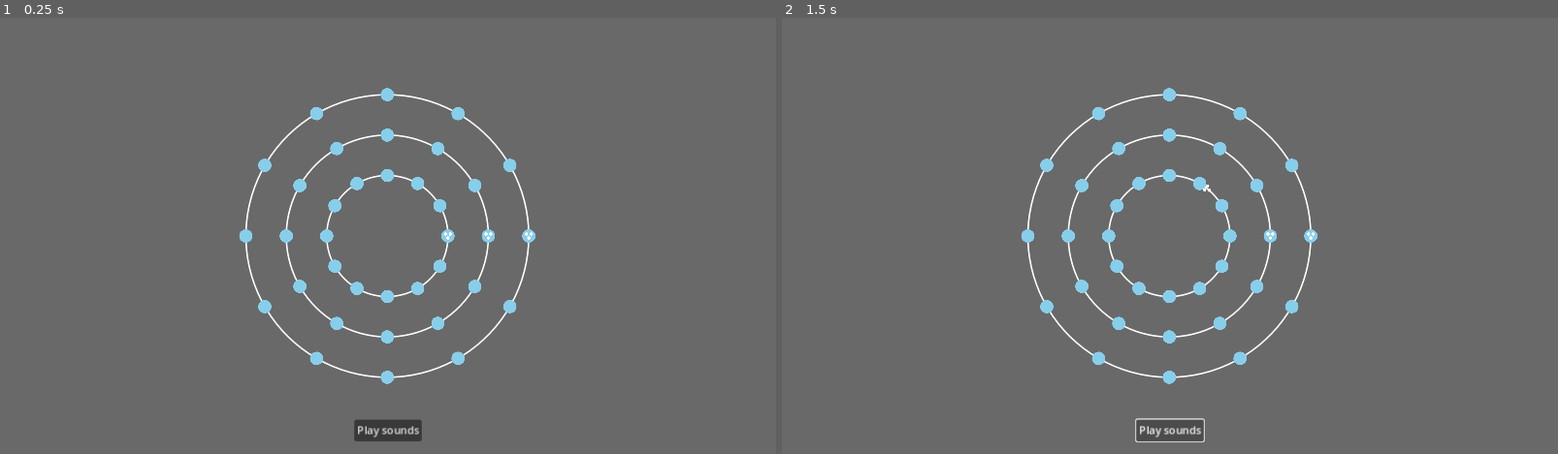
Above: before the commit, frames 1-2 (left to right).
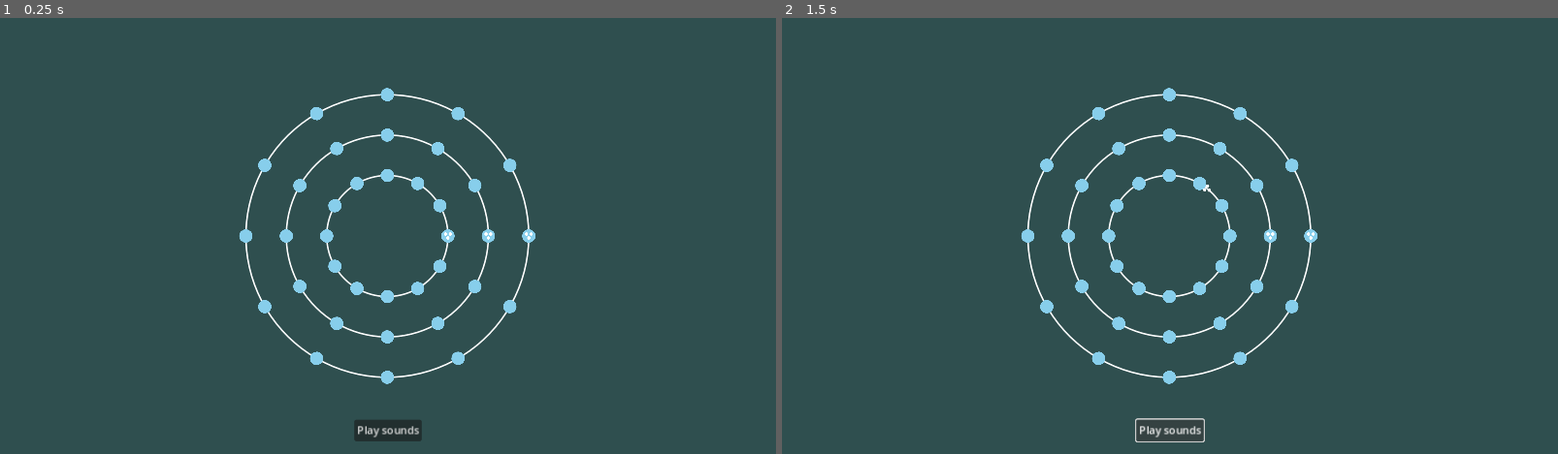
Above: after the commit, the same moments.

Repository: rockgem/Concentrix
Game: Godot game, scene res://scenes/World.tscn
Same seed, same stepped clock (60 frames per second), same inputs: the game is played once before the commit and once after it.
Inputs (mouse positions are in pixels of both pictures, inside the frame that each line leads up to):
- Up to frame 1 (0.25 s): no input
- Up to frame 2 (1.5 s): tap Enter at 0.5 s; drag from (1232, 236) to (1247, 140) at 0.52 s; click "Play sounds" at 1.25 s

The runs differ from the first frame. In frame 1, 98% of the frame differs, in the area x 0-100%, y 0-100%; in frame 2, 97%.

Commit message:
Update World.gd

Diff:
--- a/scenes/World.gd
+++ b/scenes/World.gd
@@ -36,7 +36,7 @@
 	#add_station_to_circle(2, 1, 89.0, 300, 'circle')
 	#add_station_to_circle(3, 1, 89.0, 300, 'triangle', Color.RED)
 
-	change_background_color(Color.DIM_GRAY)
+	change_background_color(Color.DARK_SLATE_GRAY)
 
 	var count = 1
 	for circle in $Sort.get_children():
